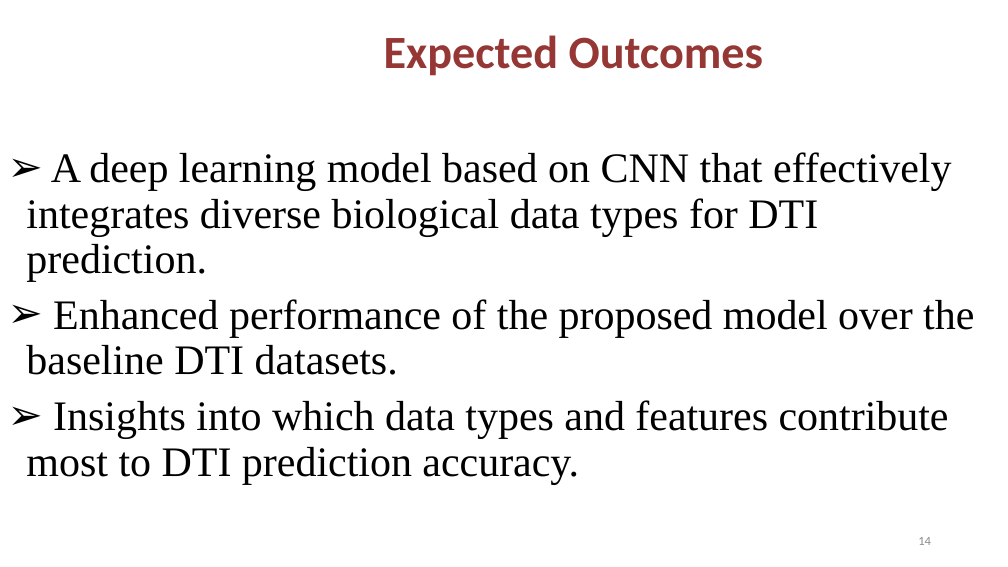
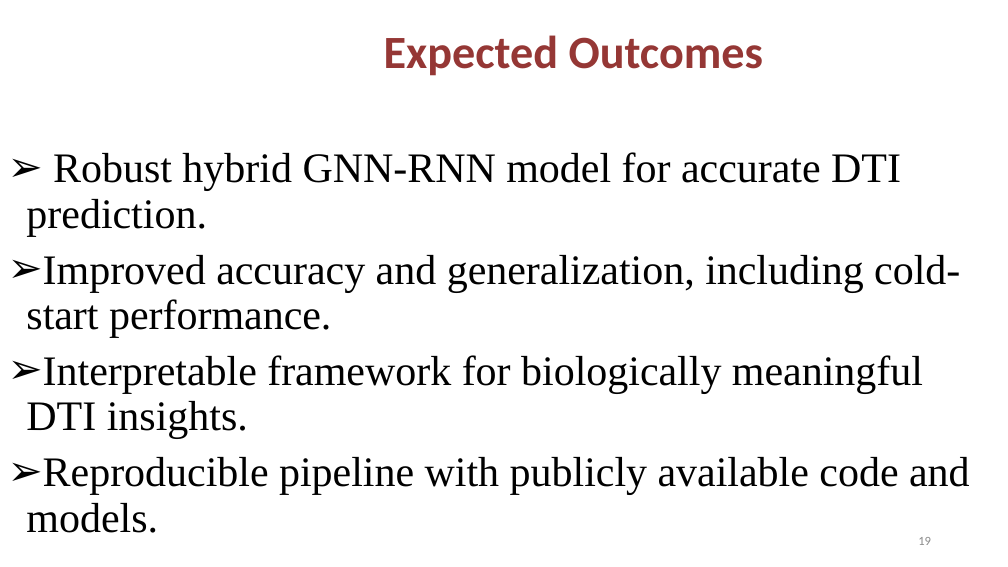
Before and after one commit to jamcy98/Modeling-DTI, a slide deck: slide 19 of Draft_Proposal_Slides.pptx (slide 14 before the commit). Drawn at 1008x567 pixels with LibreOffice and Linux fonts; fonts in the diff are those of the drawing; background and template pictures are left out. Boxes give left, top, right and bottom in pixels: in the first picture for what was removed or moved away, otherwise in the second. Text is boxed around its words. In the diff, an @@ line names an element or a change of style, - is before the commit and + after.

```diff
--- a/Draft_Proposal_Slides.pptx
+++ b/Draft_Proposal_Slides.pptx
@@ text at (26,152,970,533): text changed @@
-➢ A deep learning model based on CNN that effectively integrates diverse biological data types for DTI prediction.
-➢ Enhanced performance of the proposed model over the baseline DTI datasets.
-➢ Insights into which data types and features contribute most to DTI prediction accuracy.
+➢ Robust hybrid GNN-RNN model for accurate DTI prediction.
+➢ Improved accuracy and generalization, including cold-start performance.
+➢ Interpretable framework for biologically meaningful DTI insights.
+➢ Reproducible pipeline with publicly available code and models.
@@ page number at (918,537,931,545): text changed @@
-14
+19
```
Also in this commit, not shown: 6 other slides changed, 8 slides added, 3 slides removed, 52 other files.
